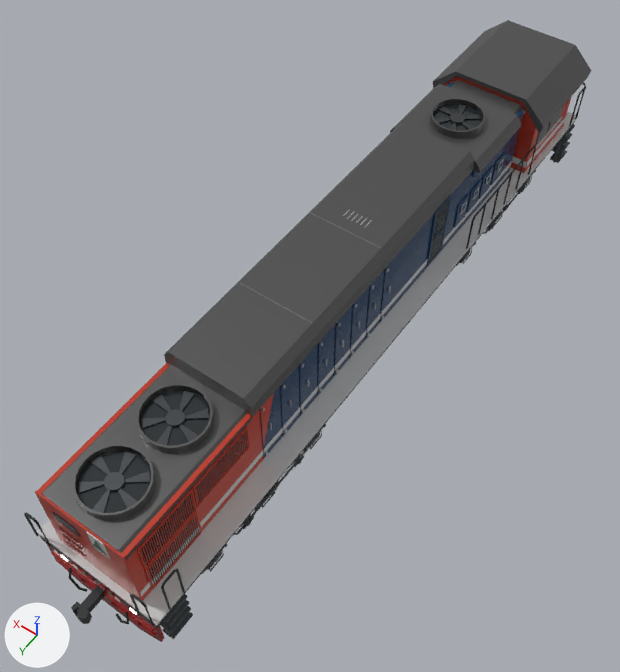
The glTF model docs/models/cc205-rebuild-high-packed.glb: old version first, new version second.
Camera for both pictures: a 50 mm lens placed at (-6.2, 10.41, 15.15), pointed at (0.24, 1.4, 0.99). Arrows for +X, +Y and +Z are at lower left; the lights stay in place. The older version comes first. Where no turn or scale is listed for an object, it has been applied to the vertices. Vertices at exactly the same position are counted once.

Names of what the first picture shows: 'locomotive-body' and 3 more.
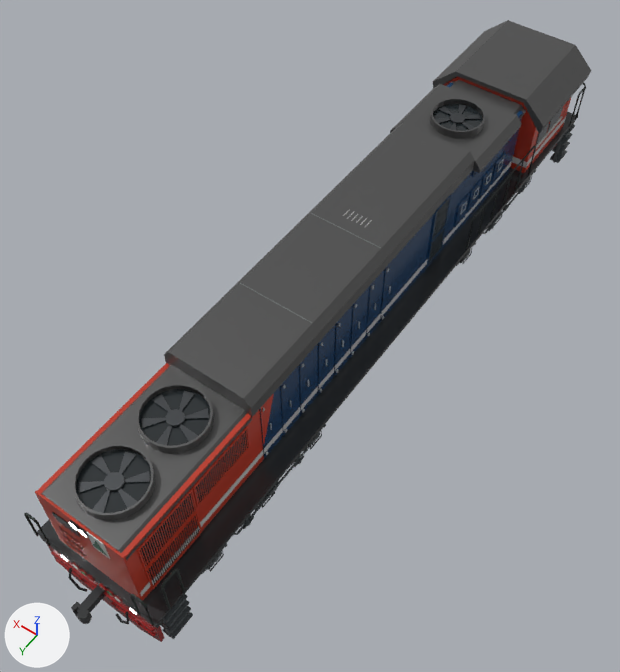
Pixel boxes [x1, y1, x2, y2] of what changed, in the pictures (620 x 672 px; the box of a moved part takes in the faces that stretch with it):
```json
{"part": 1, "of": "me_locomotive_body_surfaces", "change": "moved or reshaped", "before": [142, 438, 242, 587], "after": [140, 442, 239, 582]}
{"part": 2, "of": "me_locomotive_body_surfaces", "change": "recoloured", "before": [37, 112, 578, 625], "after": [37, 112, 578, 625]}
```

Edits to the scene script, one JSON object a line:
```json
{"block": "me_locomotive_body_surfaces", "where": "# used by ob_locomotive_body; location = (0.0, 0.0, 0.0)"}
{"op": "remove", "block": "me_locomotive_body_surfaces", "code": "me_locomotive_body_surfaces.from_pydata(...)  # 5561 vertices, 7338 faces; spans x -1.4..1.4, y -8.2..8.0, z 0.1..3.6"}
{"op": "add", "block": "me_locomotive_body_surfaces", "code": "me_locomotive_body_surfaces.from_pydata(...)  # 5689 vertices, 7578 faces; spans x -1.4..1.4, y -8.2..8.0, z 0.1..3.6"}
{"block": "me_locomotive_body_surfaces", "change": "me_locomotive_body_surfaces part 1: 135 vertices moved within x -1.0..1.0, y 5.1..7.4, z 1.5..3.0"}
{"block": "me_locomotive_body_surfaces", "change": "me_locomotive_body_surfaces part 2: 12 kept faces spanning x -1.4..1.4, y -8.0..7.9, z 1.4 get new vertex colours; the middle colour goes from light grey #c6c6c6 to black #292c2e"}
{"block": "me_locomotive_body_surfaces", "change": "other edits to the shape of me_locomotive_body_surfaces do not show in these pictures"}
```
